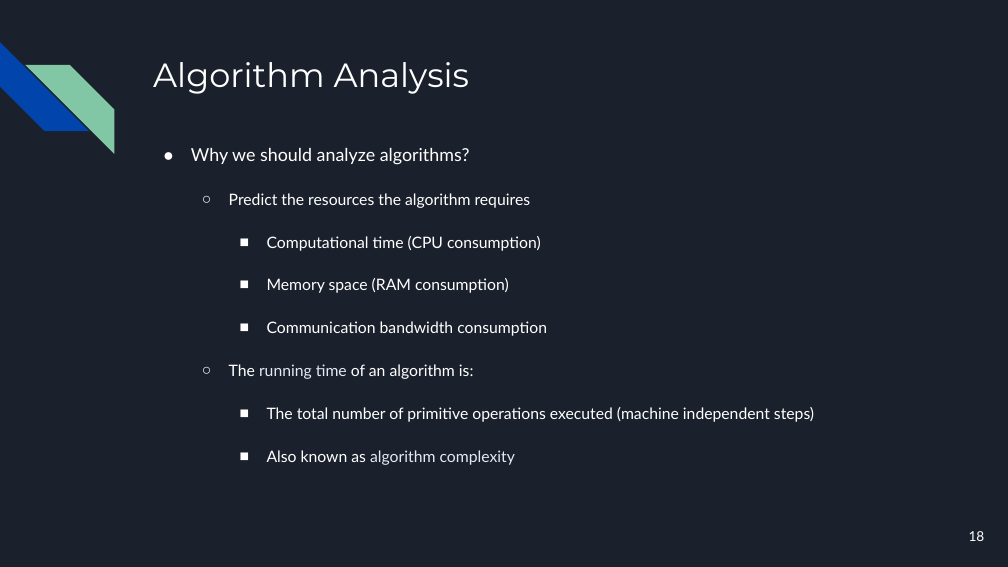
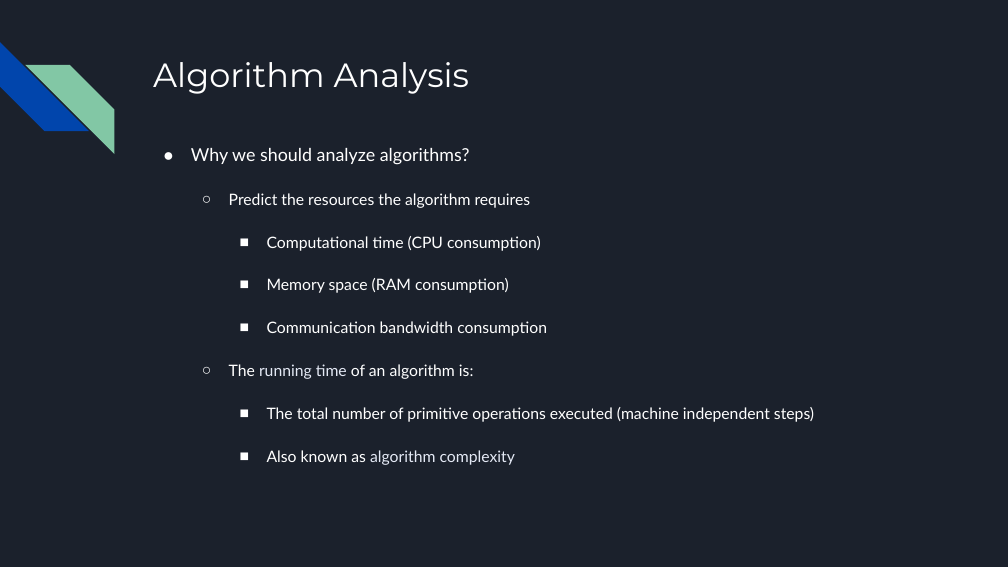
Before and after one commit to bulhard/DSA2022, a slide deck: slide 16 of _Presentations/02 Data types, data structures, algorithms.pptx (slide 18 before the commit). Drawn at 1008x567 pixels with LibreOffice and Linux fonts; fonts in the diff are those of the drawing. Boxes give left, top, right and bottom in pixels: in the first picture for what was removed or moved away, otherwise in the second. Text is boxed around its words. In the diff, an @@ line names an element or a change of style, - is before the commit and + after.

```diff
--- a/_Presentations/02 Data types, data structures, algorithms.pptx
+++ b/_Presentations/02 Data types, data structures, algorithms.pptx
@@ page number removed at box(969, 531, 985, 541) @@
-18
```
Also in this commit, not shown: 21 other slides changed, 3 slides removed.
